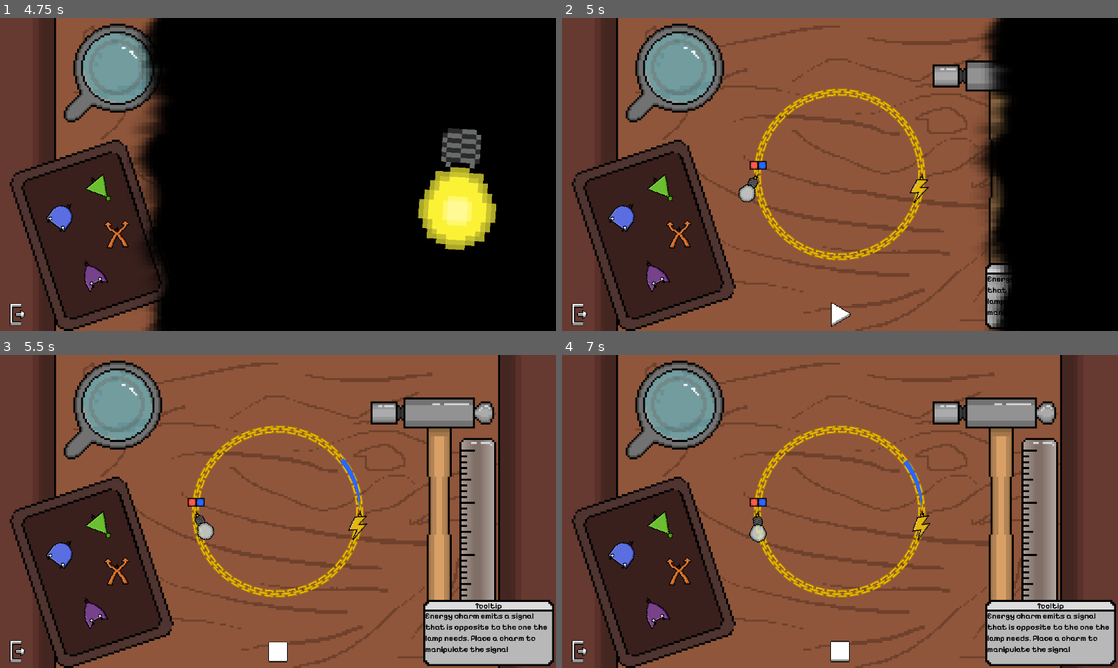
Above: before the commit, frames 1-4 (two rows, left to right).
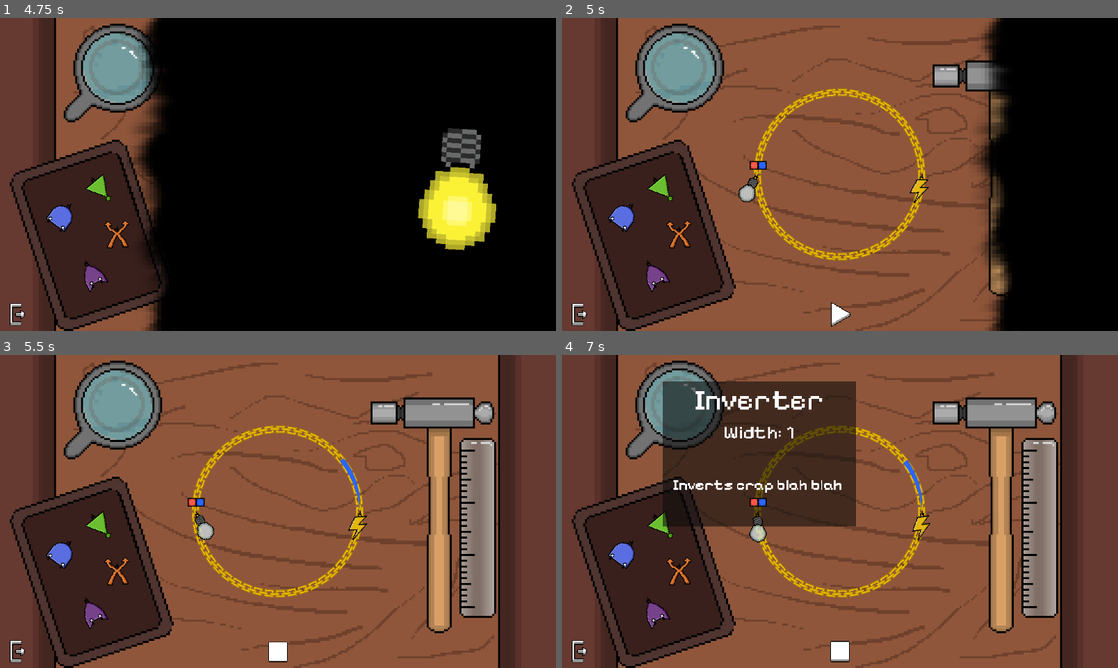
Above: after the commit, the same moments.

Repository: triangle-int/logi-charm
Game: Godot game, scene res://scenes/main_menu.tscn
The game is run twice, just before and just after one commit, with the same random seed, the same clock (stepped at 60 frames per second) and the same inputs.
Inputs (mouse positions are in pixels of both pictures, inside the frame that each line leads up to):
- Up to frame 1 (4.75 s): click "Select Level" at 0.5 s; click "00" at 1.25 s; click "01" at 2 s; click "01" at 2.75 s; click "01" at 3.5 s; click (278, 315) at 4.25 s
- Up to frame 2 (5 s): no input
- Up to frame 3 (5.5 s): click (278, 652) at 5 s
- Up to frame 4 (7 s): click (840, 652) at 5.75 s; tap Enter at 6.5 s; drag from (923, 527) to (662, 527) at 6.52 s

Frame 1 is identical in both runs. In frame 2, 0.7% of the frame differs, in the area x 76-81%, y 78-100%; in frame 3, 4.9%; in frame 4, 21%, in the area x 18-100%, y 8-100%.

Commit message:
Added tooltips for components

Diff:
--- a/scenes/game.tscn
+++ b/scenes/game.tscn
@@ -179,6 +179,7 @@
 script = ExtResource("28_edp51")
 
 [node name="Tooltip" type="NinePatchRect" parent="UI"]
+visible = false
 texture_filter = 1
 anchors_preset = 3
 anchor_left = 1.0
--- a/scenes/pickable_components/and_component_pickable.tscn
+++ b/scenes/pickable_components/and_component_pickable.tscn
@@ -1,8 +1,9 @@
-[gd_scene load_steps=5 format=3 uid="uid://c174mm6nxtje0"]
+[gd_scene load_steps=6 format=3 uid="uid://c174mm6nxtje0"]
 
 [ext_resource type="Script" path="res://scripts/component_pickable.gd" id="1_nvqr1"]
 [ext_resource type="PackedScene" uid="uid://blp38uqok1hw2" path="res://scenes/components/and_component.tscn" id="2_k7e65"]
 [ext_resource type="Texture2D" uid="uid://e4udc2n6ulhw" path="res://sprites/gates/and_gate.png" id="3_1l1f0"]
+[ext_resource type="PackedScene" uid="uid://cumt8knq826d0" path="res://scenes/ui/component_tooltip.tscn" id="3_dajv6"]
 
 [sub_resource type="RectangleShape2D" id="RectangleShape2D_nalau"]
 size = Vector2(12, 16)
@@ -12,6 +13,11 @@
 component = ExtResource("2_k7e65")
 lerp_speed = 10.0
 snap_threshold = 75.0
+
+[node name="ComponentTooltip" parent="." instance=ExtResource("3_dajv6")]
+header = "And"
+width = 2
+description = "Remembers crap blah blah blah"
 
 [node name="Sprite2D" type="Sprite2D" parent="."]
 texture_filter = 1
--- a/scenes/pickable_components/not_component_pickable.tscn
+++ b/scenes/pickable_components/not_component_pickable.tscn
@@ -1,8 +1,9 @@
-[gd_scene load_steps=5 format=3 uid="uid://bdoqbc22revfl"]
+[gd_scene load_steps=6 format=3 uid="uid://bdoqbc22revfl"]
 
 [ext_resource type="Script" path="res://scripts/component_pickable.gd" id="1_53oa5"]
 [ext_resource type="Texture2D" uid="uid://bquoii7l4rxt" path="res://sprites/gates/not_gate.png" id="1_jtm3u"]
 [ext_resource type="PackedScene" uid="uid://xjea3vckpfat" path="res://scenes/components/not_component.tscn" id="2_fj7eo"]
+[ext_resource type="PackedScene" uid="uid://cumt8knq826d0" path="res://scenes/ui/component_tooltip.tscn" id="3_k6jsq"]
 
 [sub_resource type="RectangleShape2D" id="RectangleShape2D_ptnhc"]
 size = Vector2(12, 16)
@@ -12,6 +13,11 @@
 component = ExtResource("2_fj7eo")
 lerp_speed = 10.0
 snap_threshold = 75.0
+
+[node name="ComponentTooltip" parent="." instance=ExtResource("3_k6jsq")]
+header = "Inverter"
+width = 1
+description = "Inverts crap blah blah"
 
 [node name="Sprite2D" type="Sprite2D" parent="."]
 texture_filter = 1
--- a/scenes/pickable_components/or_component_pickable.tscn
+++ b/scenes/pickable_components/or_component_pickable.tscn
@@ -1,8 +1,9 @@
-[gd_scene load_steps=5 format=3 uid="uid://bwml0adtupjp0"]
+[gd_scene load_steps=6 format=3 uid="uid://bwml0adtupjp0"]
 
 [ext_resource type="Script" path="res://scripts/component_pickable.gd" id="1_rv3px"]
 [ext_resource type="PackedScene" uid="uid://p6kikp3bppfh" path="res://scenes/components/or_component.tscn" id="2_2sufw"]
 [ext_resource type="Texture2D" uid="uid://b5o1desqe0lp2" path="res://sprites/gates/or_gate.png" id="3_io24y"]
+[ext_resource type="PackedScene" uid="uid://cumt8knq826d0" path="res://scenes/ui/component_tooltip.tscn" id="3_n38se"]
 
 [sub_resource type="RectangleShape2D" id="RectangleShape2D_nalau"]
 size = Vector2(12, 16)
@@ -12,6 +13,11 @@
 component = ExtResource("2_2sufw")
 lerp_speed = 10.0
 snap_threshold = 75.0
+
+[node name="ComponentTooltip" parent="." instance=ExtResource("3_n38se")]
+header = "Or"
+width = 2
+description = "Remembers crap blah blah blah"
 
 [node name="Sprite2D" type="Sprite2D" parent="."]
 texture_filter = 1
--- a/scenes/pickable_components/swap_component_pickable.tscn
+++ b/scenes/pickable_components/swap_component_pickable.tscn
@@ -1,8 +1,9 @@
-[gd_scene load_steps=5 format=3 uid="uid://c5psmlls6bj87"]
+[gd_scene load_steps=6 format=3 uid="uid://c5psmlls6bj87"]
 
 [ext_resource type="Script" path="res://scripts/component_pickable.gd" id="1_4087i"]
 [ext_resource type="PackedScene" uid="uid://e33vqmafam83" path="res://scenes/components/swap_component.tscn" id="2_mk2h3"]
 [ext_resource type="Texture2D" uid="uid://bsb61658ojqw2" path="res://sprites/gates/swap_gate.png" id="3_7f7su"]
+[ext_resource type="PackedScene" uid="uid://cumt8knq826d0" path="res://scenes/ui/component_tooltip.tscn" id="3_o46o8"]
 
 [sub_resource type="RectangleShape2D" id="RectangleShape2D_p0tg6"]
 size = Vector2(14, 16)
@@ -12,6 +13,11 @@
 component = ExtResource("2_mk2h3")
 lerp_speed = 10.0
 snap_threshold = 75.0
+
+[node name="ComponentTooltip" parent="." instance=ExtResource("3_o46o8")]
+header = "Swapper"
+width = 2
+description = "Swaps crap blah blah"
 
 [node name="Sprite2D" type="Sprite2D" parent="."]
 texture_filter = 1
--- /dev/null
+++ b/scenes/ui/component_tooltip.tscn
@@ -0,0 +1,80 @@
+[gd_scene load_steps=6 format=3 uid="uid://cumt8knq826d0"]
+
+[ext_resource type="FontFile" uid="uid://dbqojy1yc5n6y" path="res://fonts/PixelifySans-Medium.ttf" id="1_6mhji"]
+[ext_resource type="Script" path="res://scripts/ui/component_tooltip.gd" id="1_ykwlx"]
+
+[sub_resource type="LabelSettings" id="LabelSettings_xsaxc"]
+font = ExtResource("1_6mhji")
+font_size = 30
+
+[sub_resource type="LabelSettings" id="LabelSettings_7nae8"]
+font = ExtResource("1_6mhji")
+font_size = 20
+
+[sub_resource type="LabelSettings" id="LabelSettings_3grsf"]
+font = ExtResource("1_6mhji")
+
+[node name="ComponentTooltip" type="Node2D"]
+script = ExtResource("1_ykwlx")
+
+[node name="Background" type="ColorRect" parent="."]
+z_index = 2
+anchors_preset = 7
+anchor_left = 0.5
+anchor_top = 1.0
+anchor_right = 0.5
+anchor_bottom = 1.0
+offset_top = -75.0
+offset_right = 200.0
+offset_bottom = 75.0
+grow_horizontal = 2
+grow_vertical = 0
+scale = Vector2(0.5, 0.5)
+color = Color(0.0470588, 0.0470588, 0.0470588, 0.588235)
+
+[node name="Header" type="Label" parent="Background"]
+texture_filter = 1
+layout_mode = 1
+anchors_preset = 5
+anchor_left = 0.5
+anchor_right = 0.5
+offset_left = -100.0
+offset_right = 100.0
+offset_bottom = 40.0
+grow_horizontal = 2
+text = "Swapper"
+label_settings = SubResource("LabelSettings_xsaxc")
+horizontal_alignment = 1
+vertical_alignment = 1
+
+[node name="Width" type="Label" parent="Background"]
+texture_filter = 1
+layout_mode = 1
+anchors_preset = 5
+anchor_left = 0.5
+anchor_right = 0.5
+offset_left = -100.0
+offset_top = 40.0
+offset_right = 100.0
+offset_bottom = 65.0
+grow_horizontal = 2
+text = "Width: 14"
+label_settings = SubResource("LabelSettings_7nae8")
+horizontal_alignment = 1
+vertical_alignment = 1
+
+[node name="Description" type="Label" parent="Background"]
+texture_filter = 1
+layout_mode = 1
+anchors_preset = 5
+anchor_left = 0.5
+anchor_right = 0.5
+offset_left = -90.0
+offset_top = 65.0
+offset_right = 90.0
+offset_bottom = 150.0
+grow_horizontal = 2
+text = "Swaps crap blah blah blah"
+label_settings = SubResource("LabelSettings_3grsf")
+vertical_alignment = 1
+autowrap_mode = 2
--- a/scripts/component_pickable.gd
+++ b/scripts/component_pickable.gd
@@ -6,10 +6,19 @@
 
 @onready var sprite_2d = $Sprite2D
 @onready var game: LevelLoader = $"/root/Game"
+@onready var component_tooltip = $ComponentTooltip
+@onready var area_2d = $Area2D
 
 var _is_dragged: bool
 var _component_instance: BaseComponent
 var _target_position: Vector2
+
+func _ready():
+	component_tooltip.rotation = -rotation
+	component_tooltip.visible = false
+
+	area_2d.mouse_entered.connect(_on_area_2d_mouse_entered)
+	area_2d.mouse_exited.connect(_on_area_2d_mouse_exited)
 
 func _input(event):
 	_handle_drag(event)
@@ -101,3 +110,9 @@
 		_component_instance.angle += 2 * PI
 	ComponentsSignals.attach_component(_component_instance)
 	level.update_component_position(_component_instance)
+
+func _on_area_2d_mouse_entered():
+	component_tooltip.visible = true
+
+func _on_area_2d_mouse_exited():
+	component_tooltip.visible = false
--- a/scripts/game_loader.gd
+++ b/scripts/game_loader.gd
@@ -7,7 +7,6 @@
 
 @onready var completed = $UI/Completed
 @onready var failed = $UI/Failed
-@onready var tooltip_message = $UI/Tooltip/Message
 
 func _ready():
 	if LevelManager.current_level != -1:
@@ -35,7 +34,6 @@
 	current_level = levels[index].instantiate() as Level
 	current_level.level_completed.connect(_on_level_completed)
 	current_level.level_failed.connect(_on_level_failed)
-	tooltip_message.text = current_level.tooltip
 	$Center.add_child(current_level)
 	current_level.start_level()
 
--- /dev/null
+++ b/scripts/ui/component_tooltip.gd
@@ -0,0 +1,14 @@
+extends Node2D
+
+@export var header: String
+@export var width: int
+@export_multiline var description: String
+
+@onready var header_label = $Background/Header
+@onready var width_label = $Background/Width
+@onready var description_label = $Background/Description
+
+func _ready():
+	header_label.text = header
+	width_label.text = "Width: " + str(width)
+	description_label.text = description
